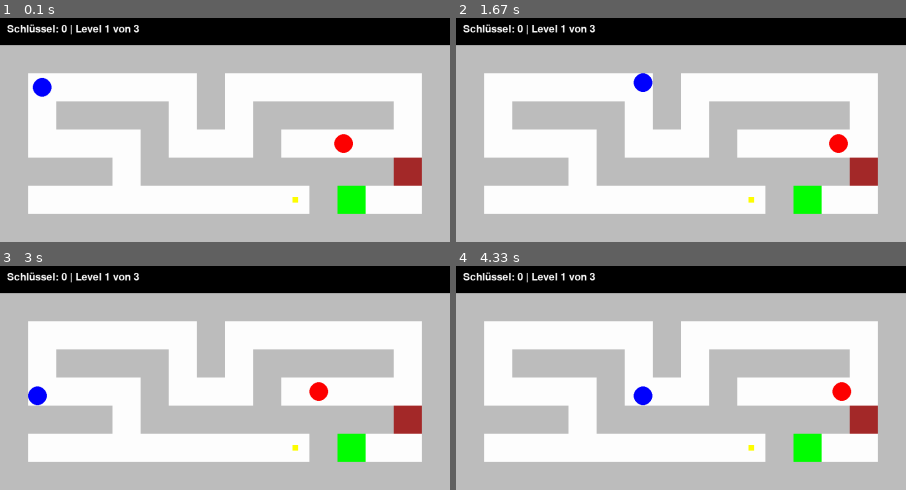
Above: before the commit, frames 1-4 (two rows, left to right).
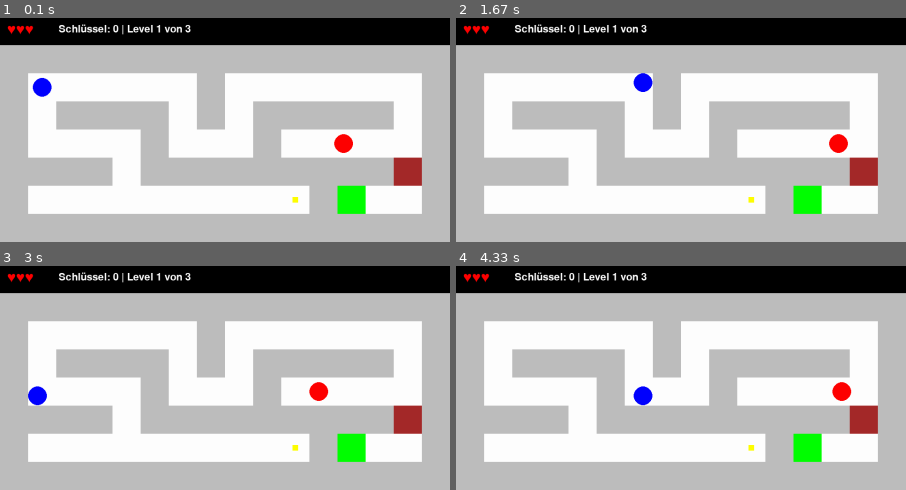
Above: after the commit, the same moments.

Repository: binaerverkehr/pygamece-tutorial
Game: pygame game, started from game.py
The game is run twice, just before and just after one commit, with the same random seed, the same clock (stepped at 60 frames per second) and the same inputs.
Inputs:
- Up to frame 1 (0.1 s): no input
- Up to frame 2 (1.67 s): hold D 0.33-0.8 s; hold W 0.83-1.13 s; hold D 1.17-1.63 s
- Up to frame 3 (3 s): hold A 1.67-2.2 s; hold S 2.23-2.53 s
- Up to frame 4 (4.33 s): hold W 3-3.37 s; hold D 3.4-4.03 s; hold S from 4.07 s (still down)

The runs differ from the first frame. In frame 1, 1.0% of the frame differs, in the area x 1-43%, y 2-8%; in frame 2, 1.0%; in frame 3, 1.0%; in frame 4, 1.0%.

Commit message:
1. Leben als Herzen im HUD anzeigen

Diff:
--- a/game.py
+++ b/game.py
@@ -20,6 +20,7 @@
         self.state = "playing"
         self.overlay_font = pygame.font.Font(None, 72)
         self.hud_font = pygame.font.Font(None, 32)
+        self.heart_font = pygame.font.SysFont("arial,dejavusans", 32)
 
     def move_player(self, dt):
         player = self.player
@@ -150,9 +151,12 @@
         self.playfield.blit(text_surface, text_rect)
 
     def render_hud(self):
+        hearts = self.heart_font.render("♥" * self.player.lives, True, "red")
+        self.window.blit(hearts, (15, 8))
+
         text = f"Schlüssel: {self.player.keys} | Level {self.level_index + 1} von {len(self.layouts)}"
         text_surface = self.hud_font.render(text, True, "white")
-        self.window.blit(text_surface, (15, 15))
+        self.window.blit(text_surface, (125, 15))
 
     def render(self):
         # Hintergrund zeichnen
--- a/player.py
+++ b/player.py
@@ -8,6 +8,7 @@
         self.speed = 600
         self.color = color
         self.keys = 0
+        self.lives = 3
 
     def pickup_key(self):
         self.keys += 1
